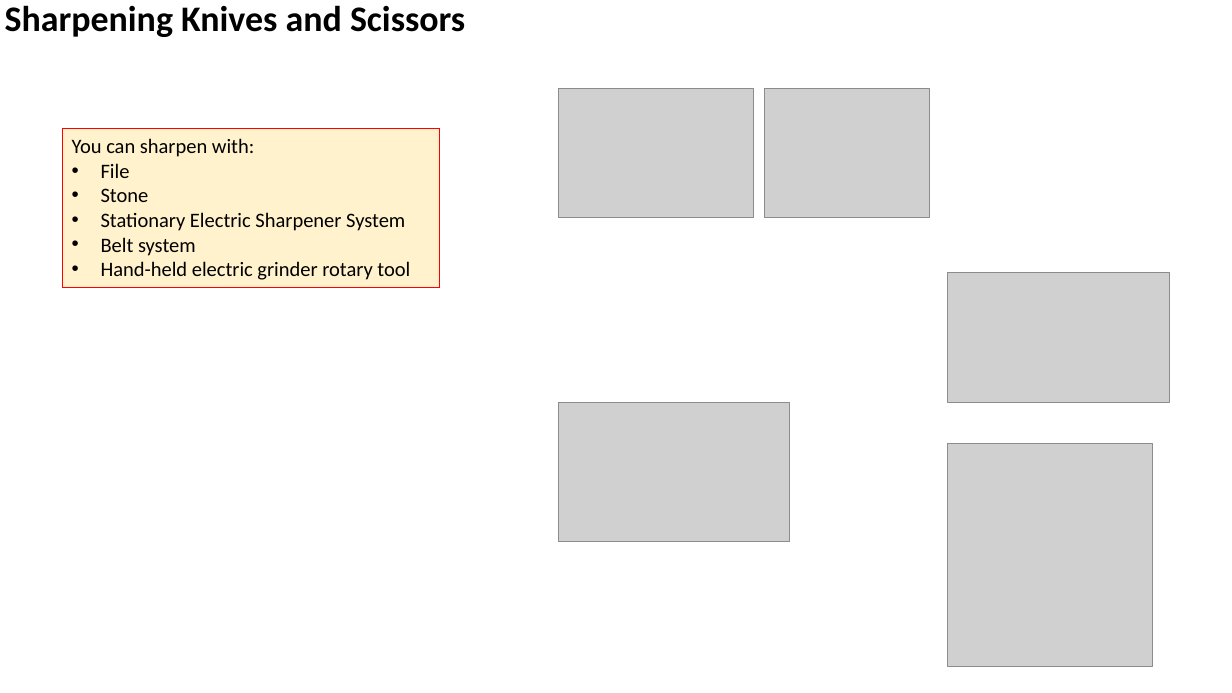
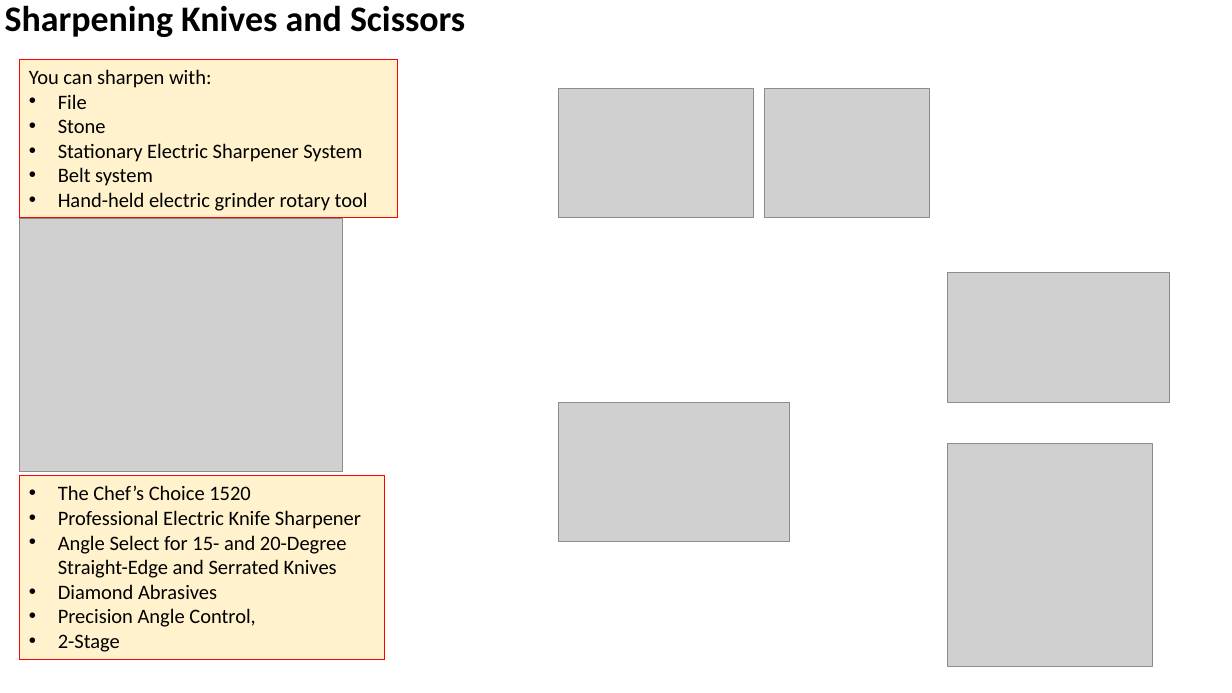
Before and after one commit to lselector/misc_farm, a slide deck: slide 11 of Axe_sharpening.pptx. Drawn at 1232x693 pixels with LibreOffice and Linux fonts; fonts in the diff are those of the drawing; grey boxes stand for pictures. Boxes give left, top, right and bottom in pixels: in the first picture for what was removed or moved away, otherwise in the second. Text is boxed around its words. In the diff, an @@ line names an element or a change of style, - is before the commit and + after.

```diff
--- a/Axe_sharpening.pptx
+++ b/Axe_sharpening.pptx
@@ rectangle "You can sharpen with:": place and size @@
-rectangle "You can sharpen with:" at (63, 128, 440, 287)
+rectangle "You can sharpen with:" at (19, 59, 396, 218)
@@ picture added at (19, 219, 342, 471) @@
@@ rectangle added at (19, 476, 384, 660), fill #FFF2CC, outline #FF0000 0.75 pt, 16 pt, text #000000 @@
+• The Chef’s Choice 1520
+• Professional Electric Knife Sharpener
+• Angle Select for 15- and 20-Degree Straight-Edge and Serrated Knives
+• Diamond Abrasives
+• Precision Angle Control,
+• 2-Stage
```
Also in this commit, not shown: 3 other files.
